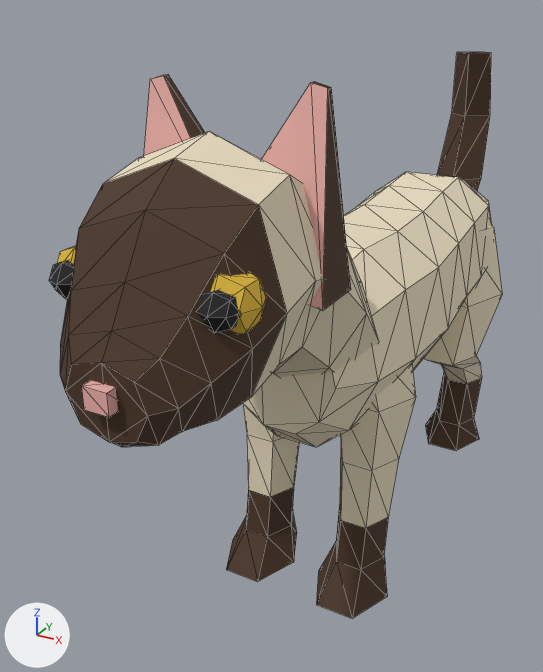
What one commit did to the glTF model site/models/GN_CatSiamese_faceted_01.glb.
Camera for both pictures: a 50 mm lens placed at (0.217, -0.567, 0.433), pointed at (-0.06, -0.063, 0.181). The lights are fixed; the arrows at lower left show +X, +Y and +Z. The first picture is the older version. Mesh edges are drawn as thin lines. Vertices at exactly the same position are counted once.

Before the edit, the objects in view are built like this:
```python
me_gn_catsiamese_faceted = bpy.data.meshes.new('GN_CatSiamese_faceted')
me_gn_catsiamese_faceted.from_pydata(...)  # 478 vertices, 900 faces; spans x -0.084..0.084, y -0.339..0.296, z 0.0..0.398
me_gn_catsiamese_faceted.materials.append(mat_globalpalette)  # picture img_globalpalette
ob_gn_catsiamese_faceted = bpy.data.objects.new('GN_CatSiamese_faceted', me_gn_catsiamese_faceted)
ob_gn_catsiamese_faceted.location = (0.0, 0.0, 0.0)
```
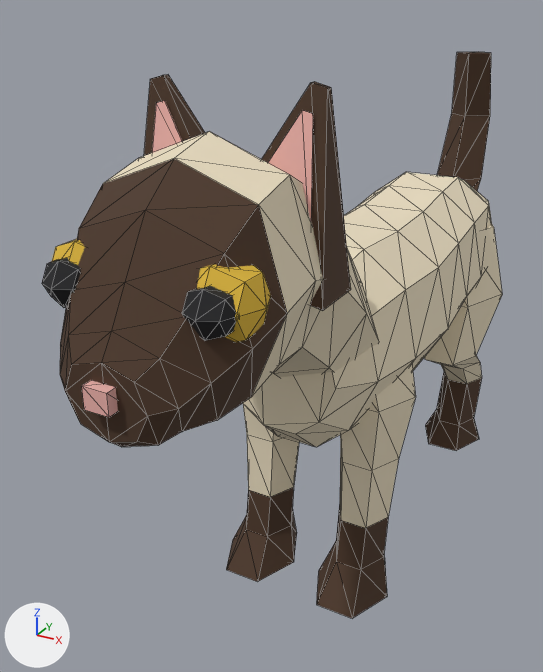
The change, as a diff of the scene's bpy script:
```diff
--- a/site/models/GN_CatSiamese_faceted_01.glb.py
+++ b/site/models/GN_CatSiamese_faceted_01.glb.py
@@ me_gn_catsiamese_faceted @@
 # used by ob_gn_catsiamese_faceted; location = (0.0, 0.0, 0.0)
 # verts and faces of me_gn_catsiamese_faceted; kept vertices keep their numbers, new ones are numbered from 478
-me_gn_catsiamese_faceted.from_pydata(...)  # 478 vertices, 900 faces; spans x -0.084..0.084, y -0.339..0.296, z 0.0..0.398
+me_gn_catsiamese_faceted.from_pydata(...)  # 486 vertices, 904 faces; spans x -0.084..0.084, y -0.339..0.296, z 0.0..0.398
+# me_gn_catsiamese_faceted part 1
+# 56 vertices are removed from x -0.06..0.06, y -0.304..-0.277, z 0.296..0.323
+# 168 faces are deleted
+# 64 vertices move from x -0.06..0.055, y -0.311..-0.271, z 0.292..0.323 to x -0.056..0.062, y -0.317..-0.267, z 0.288..0.327
+# 56 vertices are added at x -0.062..0.062, y -0.313..-0.273, z 0.288..0.307
+# 168 new faces join them
+# me_gn_catsiamese_faceted part 2
+verts[500] = (-0.003, -0.227, 0.323)
+verts[501] = (-0.042, -0.217, 0.385)  # pixel (164, 100)
+verts[502] = (-0.048, -0.217, 0.384)  # pixel (156, 102)
+verts[503] = (-0.054, -0.227, 0.311)
+verts[504] = (0.054, -0.227, 0.311)
+verts[505] = (0.048, -0.217, 0.384)  # pixel (313, 113)
+verts[506] = (0.042, -0.217, 0.385)  # pixel (302, 110)
+verts[507] = (0.003, -0.227, 0.323)
+faces += [(500, 501, 502), (500, 502, 503), (504, 505, 506), (504, 506, 507)]
+# me_gn_catsiamese_faceted part 3: 4 kept faces spanning x -0.063..0.063, y -0.229..-0.213, z 0.285..0.398 get new texture (UV) coordinates
 me_gn_catsiamese_faceted.materials.append(mat_globalpalette)
```

What differs and where, as boxes (x1, y1, x2, y2) in the pictures (543 x 672 px; the box of a moved part takes in the faces that stretch with it):
'GN_CatSiamese_faceted', reshaped
    before: (49, 52, 502, 618)
    after: (42, 52, 502, 618)
part 1 of me_gn_catsiamese_faceted, moved or reshaped
    before: (49, 246, 266, 334)
    after: (42, 239, 271, 342)
part 2 of me_gn_catsiamese_faceted, added (pink)
    after: (152, 101, 313, 221)
part 3 of me_gn_catsiamese_faceted, surface changed
    both: (144, 75, 328, 311)
